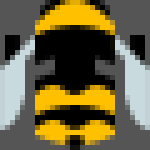
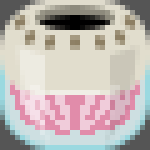
Layered file, before and after one edit (w=150, h=150). Changes by layer:
added group "brain" with 20 layers above "swarmer" over [0, 0, 150, 150]
added layer "Shape 11 copy" in group "brain" over [35, 15, 115, 30]
added layer "Shape 12 copy 2" in group "brain" over [95, 35, 110, 50]
added layer "Shape 12 copy" in group "brain" over [45, 35, 60, 50]
added layer "Shape 12 copy 3" in group "brain" over [20, 30, 40, 45]
added layer "Shape 12 copy 4" in group "brain" over [110, 30, 130, 45]
added layer "Shape 12 copy 5" in group "brain" over [10, 15, 30, 30]
added layer "Shape 12 copy 6" in group "brain" over [120, 15, 140, 30]
added layer "Shape 12" in group "brain" over [70, 35, 80, 50]
added layer "Shape 11" in group "brain" over [35, 5, 115, 30]
added layer "Layer 5" (50%) in group "brain" over [30, 85, 120, 95]
added layer "Shape 13 copy" (10%) in group "brain" over [105, 45, 140, 145]
added layer "Shape 13" (40%) in group "brain" over [15, 45, 50, 145]
added layer "Shape 10 copy" in group "brain" over [0, 0, 150, 95]
added group "Group 2" (70%) with 4 layers in group "brain" over [10, 80, 140, 135]
added layer "Layer 3 copy" in group "Group 2" over [75, 80, 140, 135]
added layer "Layer 4 copy" in group "Group 2" over [80, 85, 135, 130]
added layer "Layer 3" in group "Group 2" over [10, 80, 75, 135]
added layer "Layer 4" in group "Group 2" over [15, 85, 70, 130]
added layer "Shape 10" in group "brain" over [0, 50, 150, 150]
hid group "swarmer" (13 layers) over [0, 0, 150, 150]
